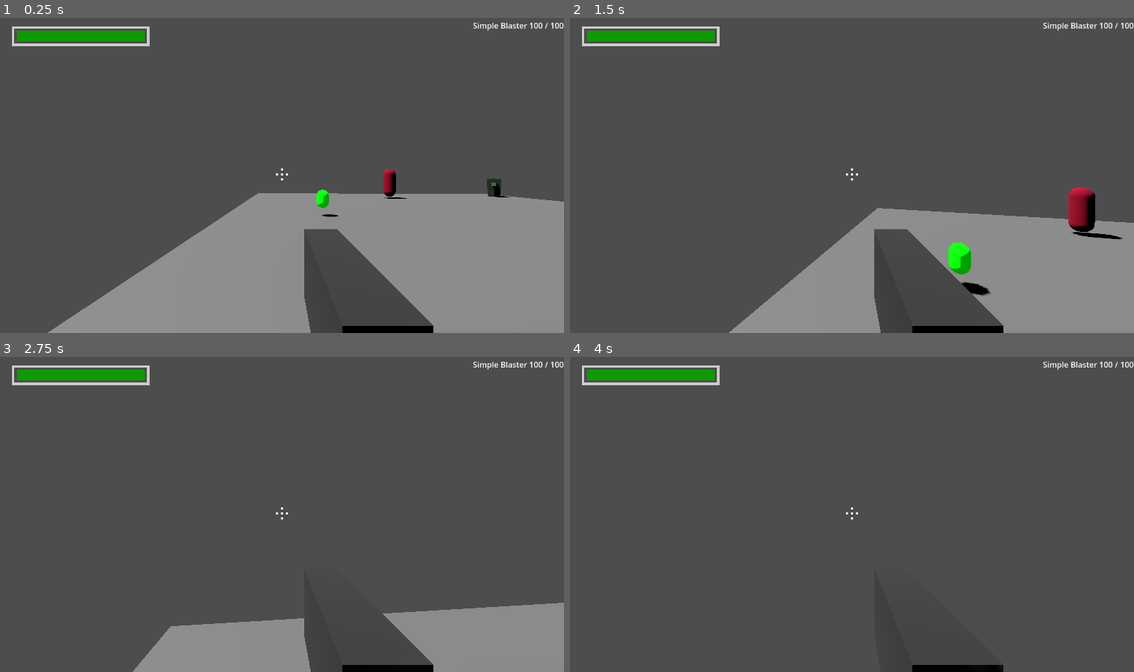
Above: before the commit, frames 1-4 (two rows, left to right).
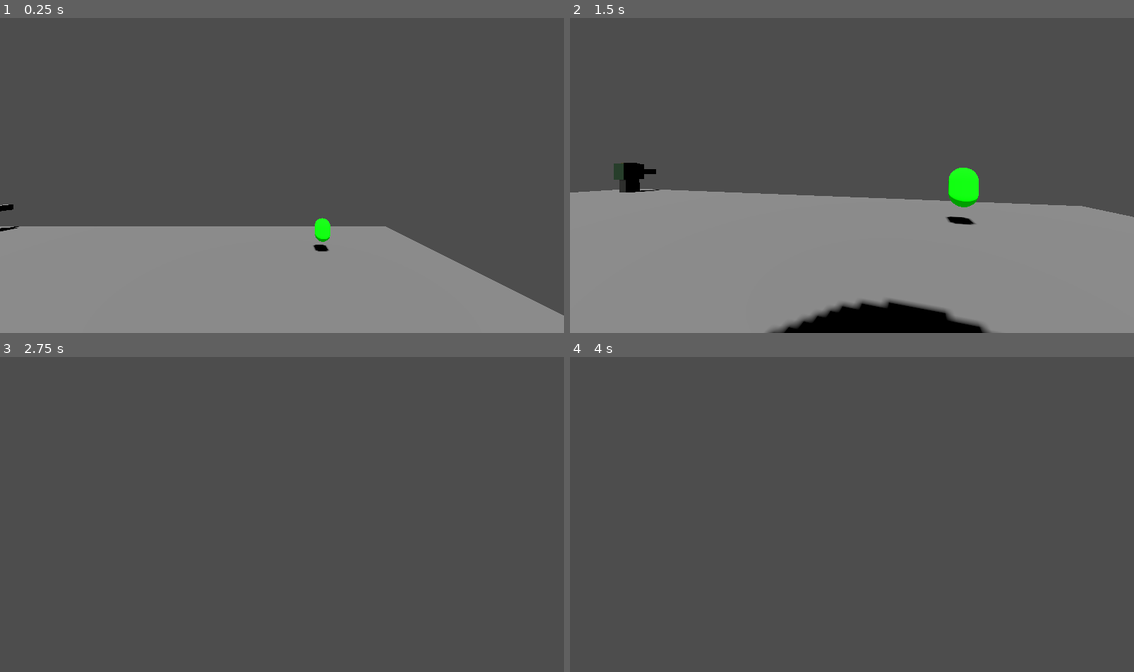
Above: after the commit, the same moments.

Repository: HarryLBonGithub/Harrys-Godot-Tools
Game: Godot game, scene res://Building Tools/Testing Rooms/testing_room_alpha.tscn
Two runs of this game, one before a commit and one after it. Both use one fixed random seed, a clock stepped at 60 frames per second and the inputs below. The project has no main scene, so this scene is started directly.
Inputs (mouse positions are in pixels of both pictures, inside the frame that each line leads up to):
- Up to frame 1 (0.25 s): no input
- Up to frame 2 (1.5 s): tap Enter at 0.5 s; move the mouse to (880, 172) at 0.52 s; hold Ctrl (crouch) 0.53-1.28 s; hold W (move_forward) from 0.53 s (still down); tap Space (jump) at 0.77, 1.07 s; tap Shift (run) at 0.8, 1.35 s; move the mouse to (823, 175) at 1.27 s
- Up to frame 3 (2.75 s): keep holding W (move_forward); tap Space (jump) at 1.52, 1.55, 1.82 s; move the mouse to (293, 508) at 2.02 s; hold Space (jump) from 2.03 s (still down); tap Ctrl (crouch) at 2.3 s
- Up to frame 4 (4 s): keep holding W (move_forward); move the mouse to (846, 517) at 2.77 s; release Space (jump) at 2.78 s; tap Ctrl (crouch) at 2.85 s; tap Space (jump) at 3.02, 3.32, 3.5 s; tap Shift (run) at 3.05 s; move the mouse to (891, 517) at 3.52 s; hold Space (jump) from 3.53 s (still down); tap F (flashlight) at 3.6 s

The runs differ from the first frame. In frame 1, 25% of the frame differs, in the area x 0-100%, y 1-100%; in frame 2, 30%; in frame 3, 12%; in frame 4, 1.7%.

Commit message:
add 6DoF controller
created a node that operates similarly to a FPS controller, except that it flies

Diff:
--- /dev/null
+++ b/Building Tools/Character Controllers/6dfps_character_controller.gd
@@ -0,0 +1,110 @@
+extends CharacterBody3D
+
+#mouse setting variables
+@export var mouseSensitivity = 0.3
+@export var headTiltMax = 90
+@export var headTurnMaxSitting = 90
+
+#movement variables
+@export var flightSpeed = 10
+@export var boostSpeed = 20
+@export var crawlSpeed = 5
+@export var acceleration = 2
+@export var deceleration = 6
+@export var rollSpeed = 0.1
+
+#movement toggles
+@export var movementEnabled = true
+@export var lookEnabled = true
+@export var lookUpDownEnabled = true
+@export var rollEnabled = true
+
+#running variables
+var cameraMotion = Vector2()
+var cameraAngleV = 0 #camera vertical angle
+var cameraAngleH = 0 #camera horizontal angle
+
+var playerVelocity = Vector3()
+
+#node variables
+@onready var headNode = $Roller/Head
+@onready var rollerNode = $Roller
+
+func _ready():
+
+	Input.mouse_mode = Input.MOUSE_MODE_CAPTURED
+
+func _process(delta):
+	aim()
+	fly(delta)
+	roll(delta)
+
+func _input(event):
+	if event is InputEventMouseMotion:
+		cameraMotion = event.relative #stores the mouses movement
+
+func aim():
+
+	if not lookEnabled:
+		return
+
+	if cameraMotion.length() > 0: #if the camera has moved
+		rotate_y(deg_to_rad(-cameraMotion.x * mouseSensitivity)) #turn the whole body left/right
+		headNode.rotate_x(deg_to_rad(-cameraMotion.y * mouseSensitivity)) #turn the whole body up/down
+
+	cameraMotion = Vector2()
+
+func fly(delta):
+	var motion = Vector3()
+
+	if not movementEnabled:
+		return
+
+	if Input.is_action_pressed("move_forward"):
+		motion -= headNode.global_transform.basis.z
+	if Input.is_action_pressed("move_backward"):
+		motion += headNode.global_transform.basis.z
+	if Input.is_action_pressed("move_left"):
+		motion -= headNode.global_transform.basis.x
+	if Input.is_action_pressed("move_right"):
+		motion += headNode.global_transform.basis.x
+	if Input.is_action_pressed("jump"):
+		motion += headNode.global_transform.basis.y
+	if Input.is_action_pressed("crouch"):
+		motion -= headNode.global_transform.basis.y
+	motion = motion.normalized()
+
+
+	#set how fast the player will move
+	var speed
+	if Input.is_action_pressed("crouch"):
+		speed = crawlSpeed
+	elif Input.is_action_pressed("run"):
+		speed = boostSpeed
+	else:
+		speed = flightSpeed
+
+	var targetSpeed = motion * speed
+
+	var speedChange
+
+	if motion.dot(playerVelocity) > 0:
+		speedChange = acceleration
+	else:
+		speedChange = deceleration
+
+	playerVelocity = playerVelocity.lerp(targetSpeed, speedChange * delta)
+
+	velocity = playerVelocity
+
+	move_and_slide()
+
+func roll(delta):
+	if !rollEnabled:
+		return
+
+	if Input.is_action_pressed("roll_left"):
+		rollerNode.rotate_z(deg_to_rad(rollSpeed))
+
+	if Input.is_action_pressed("roll_right"):
+		rollerNode.rotate_z(deg_to_rad(-rollSpeed))
--- /dev/null
+++ b/Building Tools/Character Controllers/6dfps_character_controller.tscn
@@ -0,0 +1,25 @@
+[gd_scene load_steps=4 format=3 uid="uid://3075ittygldj"]
+
+[ext_resource type="Script" path="res://Building Tools/Character Controllers/6dfps_character_controller.gd" id="1_m1bbc"]
+
+[sub_resource type="SphereMesh" id="SphereMesh_wlmqe"]
+radius = 1.0
+height = 2.0
+
+[sub_resource type="SphereShape3D" id="SphereShape3D_4r2dw"]
+radius = 1.0
+
+[node name="6DFPSCharacterController" type="CharacterBody3D"]
+script = ExtResource("1_m1bbc")
+
+[node name="MeshInstance3D" type="MeshInstance3D" parent="."]
+mesh = SubResource("SphereMesh_wlmqe")
+
+[node name="CollisionShape3D" type="CollisionShape3D" parent="."]
+shape = SubResource("SphereShape3D_4r2dw")
+
+[node name="Roller" type="Node3D" parent="."]
+
+[node name="Head" type="Node3D" parent="Roller"]
+
+[node name="Camera3D" type="Camera3D" parent="Roller/Head"]
--- a/Building Tools/Characters/Simple Turret/simple_turret.tscn
+++ b/Building Tools/Characters/Simple Turret/simple_turret.tscn
@@ -63,7 +63,6 @@
 
 [node name="TargetNearest" parent="." node_paths=PackedStringArray("pointer") instance=ExtResource("1_8qqrb")]
 pointer = NodePath("../Gun")
-targetGroup = "player"
 
 [node name="Command" type="Node" parent="."]
 script = ExtResource("2_s8trj")
--- a/Building Tools/Testing Rooms/testing_room_alpha.tscn
+++ b/Building Tools/Testing Rooms/testing_room_alpha.tscn
@@ -3,7 +3,7 @@
 [ext_resource type="Script" path="res://Building Tools/Testing Rooms/testing_rooms.gd" id="1_lvbwn"]
 [ext_resource type="PackedScene" uid="uid://dtg5r0ox5x83s" path="res://Building Tools/Characters/Dummy/dummy.tscn" id="4_jhemo"]
 [ext_resource type="PackedScene" uid="uid://tn5wrhb6kwdw" path="res://Building Tools/Characters/Simple Turret/simple_turret.tscn" id="4_xa2t1"]
-[ext_resource type="PackedScene" uid="uid://baqs2t4p5a58i" path="res://Building Tools/Character Controllers/fps_character_controller_extended.tscn" id="4_yfru2"]
+[ext_resource type="PackedScene" uid="uid://3075ittygldj" path="res://Building Tools/Character Controllers/6dfps_character_controller.tscn" id="5_81kxq"]
 [ext_resource type="PackedScene" uid="uid://bao0em3qrnooi" path="res://Building Tools/Props/Pickups/Health Pickup/health_pickup.tscn" id="5_yl6wb"]
 
 [sub_resource type="BoxMesh" id="BoxMesh_nb5n6"]
@@ -27,9 +27,6 @@
 transform = Transform3D(1, 0, 0, 0, 0.475778, 0.879566, 0, -0.879566, 0.475778, 0, 11.1154, 0)
 shadow_enabled = true
 
-[node name="FPSCharacterController" parent="." instance=ExtResource("4_yfru2")]
-transform = Transform3D(-0.0214834, 0, 0.999769, 0, 1, 0, -0.999769, 0, -0.0214834, 8.63297, 1.5, 7.41954)
-
 [node name="SimpleTurret" parent="." instance=ExtResource("4_xa2t1")]
 transform = Transform3D(1, 0, 0, 0, 1, 0, 0, 0, 1, -7.75996, 0.483391, -8.69371)
 
@@ -44,3 +41,6 @@
 
 [node name="HealthPickup3" parent="." instance=ExtResource("5_yl6wb")]
 transform = Transform3D(1, 0, 0, 0, 1, 0, 0, 0, 1, 6.72794, 0.830379, -1.63218)
+
+[node name="6DFPSCharacterController" parent="." instance=ExtResource("5_81kxq")]
+transform = Transform3D(1, 0, 0, 0, 1, 0, 0, 0, 1, 4.98525, 3.00863, 0)
--- a/project.godot
+++ b/project.godot
@@ -76,6 +76,16 @@
 "events": [Object(InputEventMouseButton,"resource_local_to_scene":false,"resource_name":"","device":-1,"window_id":0,"a …(253 unchanged characters)…
 ]
 }
+roll_left={
+"deadzone": 0.5,
+"events": [Object(InputEventKey,"resource_local_to_scene":false,"resource_name":"","device":-1,"window_id":0,"alt_pressed":false,"shift_pressed":false,"ctrl_pressed":false,"meta_pressed":false,"pressed":false,"keycode":0,"physical_keycode":74,"key_label":0,"unicode":106,"echo":false,"script":null)
+]
+}
+roll_right={
+"deadzone": 0.5,
+"events": [Object(InputEventKey,"resource_local_to_scene":false,"resource_name":"","device":-1,"window_id":0,"alt_pressed":false,"shift_pressed":false,"ctrl_pressed":false,"meta_pressed":false,"pressed":false,"keycode":0,"physical_keycode":75,"key_label":0,"unicode":107,"echo":false,"script":null)
+]
+}
 
 [layer_names]
 
